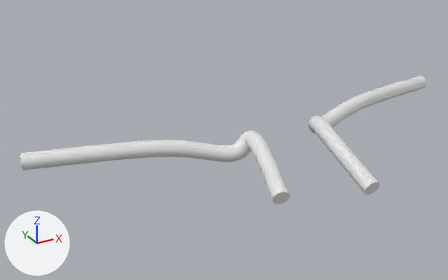
An edit to the glTF model dist/assets/spine/sp_root_t11.glb, drawn before and after from the same camera.
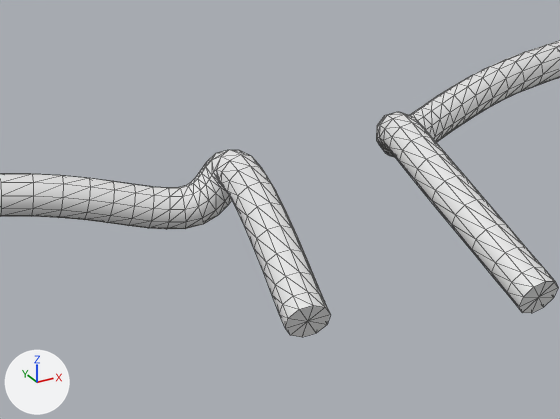
Each version is shown whole from a 50 mm lens placed at (-66.8, -273.4, 6.7), pointed at (-17.3, -183.4, -38.3), then close up on the part from 36% to 85% of the width and 26% to 85% of the height. Lighting does not change. The marker at lower left points along +X, +Y and +Z. The last two pictures show the newer version. The close-ups show mesh edges as thin lines. Where no turn or scale is listed for an object, it has been applied to the vertices. Vertices at exactly the same position are counted once.

Before the edit, the objects in view are built like this:
```python
me_l = bpy.data.meshes.new('L')
me_l.from_pydata(...)  # 332 vertices, 660 faces; spans x -19.4..19.4, y -14.1..14.1, z -3.8..3.8
me_r = bpy.data.meshes.new('R')
me_r.from_pydata(...)  # 332 vertices, 660 faces; spans x -20.3..20.3, y -15.3..15.3, z -4.1..4.1
ob_l = bpy.data.objects.new('L', me_l)
ob_l.location = (-32.24, -188.15, -39.11)
ob_r = bpy.data.objects.new('R', me_r)
ob_r.location = (17.84, -190.32, -39.5)
```
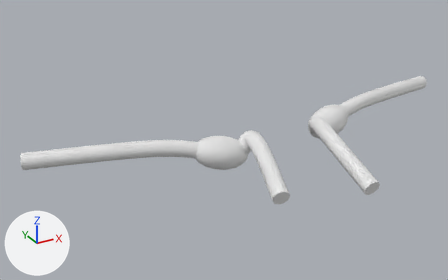
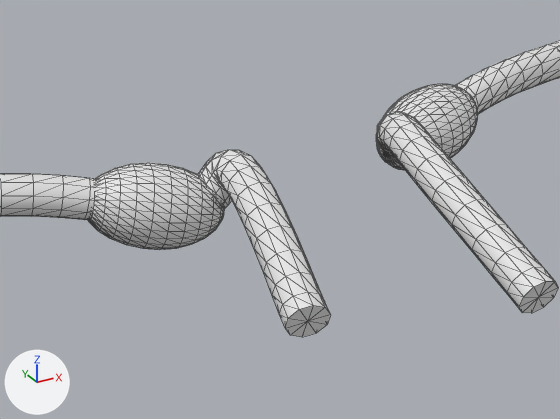
Diff of the bpy script that builds the scene:
```diff
--- a/dist/assets/spine/sp_root_t11.glb.py
+++ b/dist/assets/spine/sp_root_t11.glb.py
@@ me_l @@
 # used by ob_l; location = (-32.24, -188.15, -39.11)
-me_l.from_pydata(...)  # 332 vertices, 660 faces; spans x -19.4..19.4, y -14.1..14.1, z -3.8..3.8
+me_l.from_pydata(...)  # 670 vertices, 1332 faces; spans x -19.4..19.4, y -14.1..14.1, z -3.8..3.8
+# me_l part 1: a new loose piece of 338 vertices spanning x 7.9..17.5, y -1.4..5.2, z -3.1..3.0
@@ me_r @@
 # used by ob_r; location = (17.84, -190.32, -39.5)
-me_r.from_pydata(...)  # 332 vertices, 660 faces; spans x -20.3..20.3, y -15.3..15.3, z -4.1..4.1
+me_r.from_pydata(...)  # 670 vertices, 1332 faces; spans x -20.3..20.3, y -15.3..15.3, z -4.1..4.1
+# me_r part 2: a new loose piece of 338 vertices spanning x -17.4..-7.6, y 2.6..9.0, z -2.2..3.8
```

Boxes (x1, y1, x2, y2) around the edits, measured in the close-ups (560 x 419 px):
part 1 of me_l, added: after (88, 163, 224, 250)
part 2 of me_r, added: after (376, 84, 478, 170)
